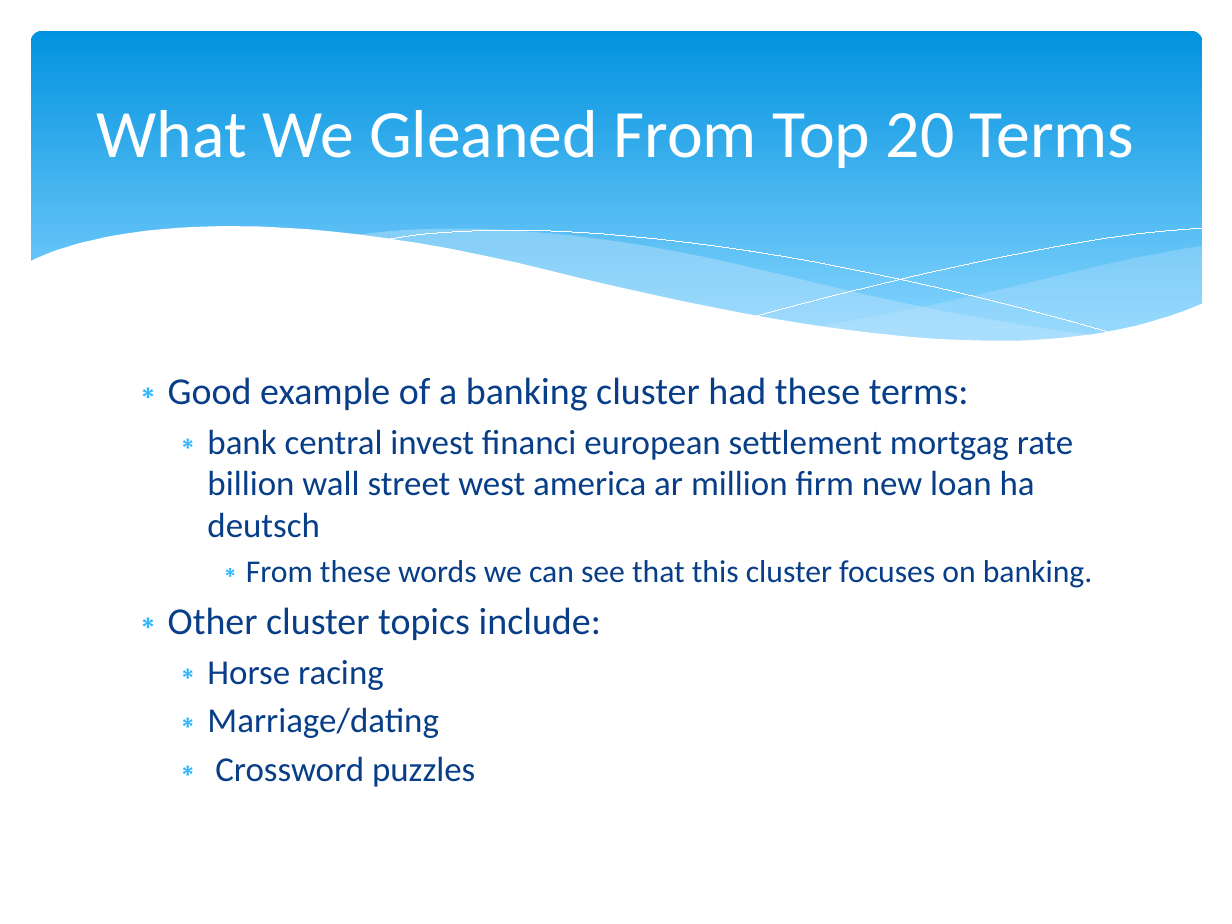
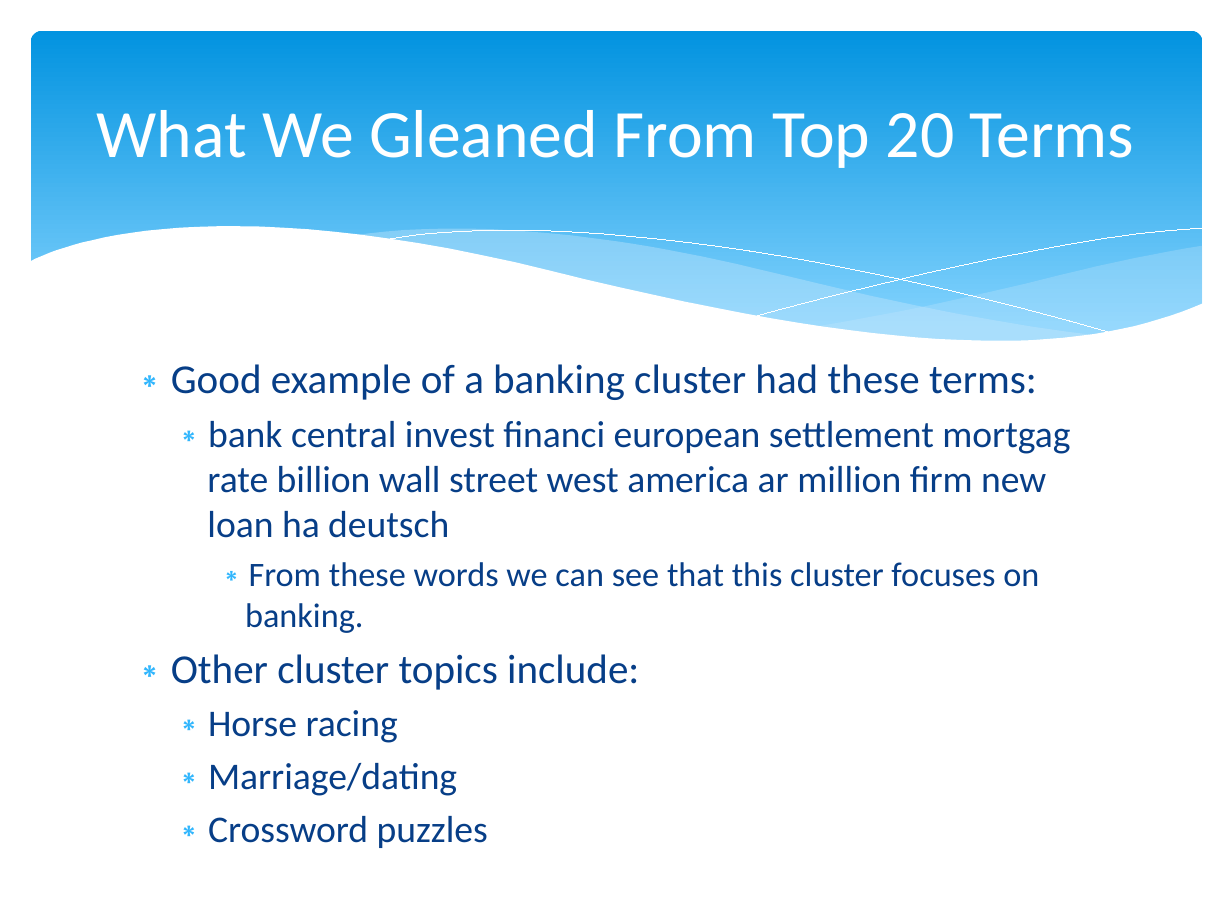
Before and after one commit to Mletter1/Challenge1, a slide deck: slide 14 of Presentation.pptx. Drawn at 1232x924 pixels with LibreOffice and Linux fonts; fonts in the diff are those of the drawing. Boxes give left, top, right and bottom in pixels: in the first picture for what was removed or moved away, otherwise in the second. Text is boxed around its words. In the diff, an @@ line names an element or a change of style, - is before the commit and + after.

```diff
--- a/Presentation.pptx
+++ b/Presentation.pptx
@@ text "Good example of a banking ...": place and size @@
-text "Good example of a banking ..." at box(168, 377, 1092, 787)
+text "Good example of a banking ..." at box(171, 364, 1070, 843)
@@ text "Good example of a banking ..." at box(171, 364, 1070, 843): size 22.2 to 24 pt in "Good example of a banking cluster had ...", "Other cluster topics include:"; size 20.4 to 22 pt in "bank central invest financi european settlement mortgag ...", "Horse racing", "Marriage/dating", "Crossword puzzles"; size 18.5 to 20 pt in "From these words we can see that ..." @@
```
Also in this commit, not shown: 2 other slides changed.
